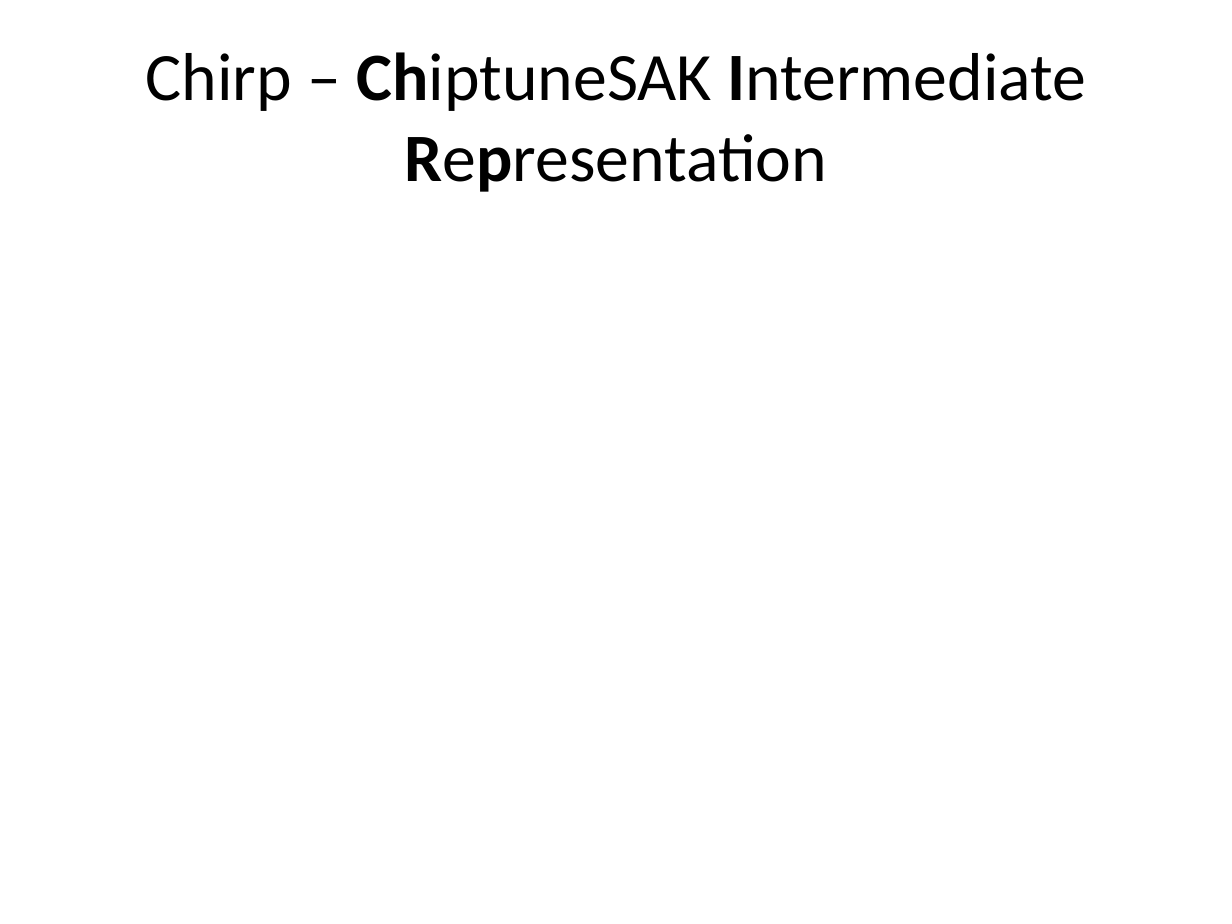
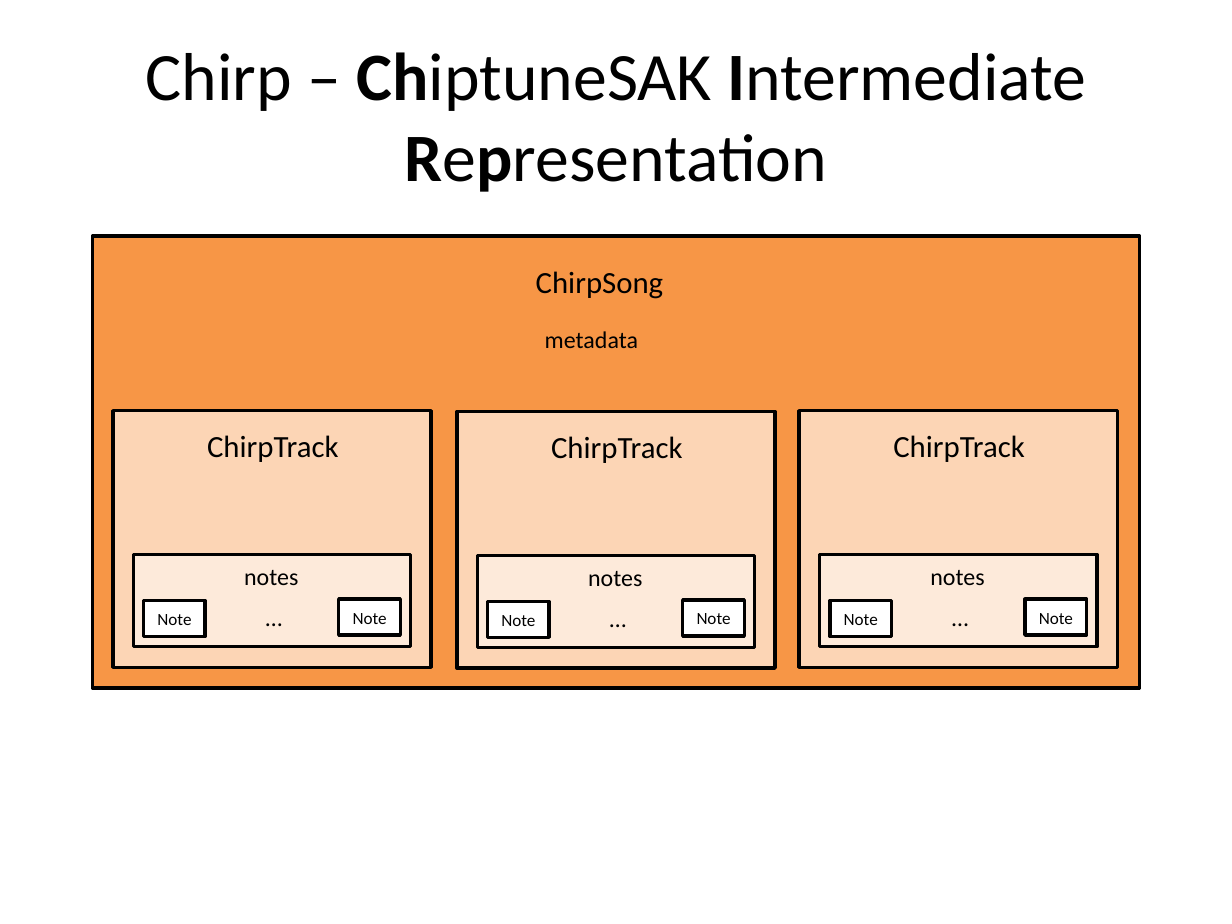
Before and after one commit to c64cryptoboy/ChiptuneSAK, a slide deck: slide 2 of docs/_images/ChiptuneSAK.pptx. Drawn at 1232x924 pixels with LibreOffice and Linux fonts; fonts in the diff are those of the drawing. Boxes give left, top, right and bottom in pixels: in the first picture for what was removed or moved away, otherwise in the second. Text is boxed around its words. In the diff, an @@ line names an element or a change of style, - is before the commit and + after.

```diff
--- a/docs/_images/ChiptuneSAK.pptx
+++ b/docs/_images/ChiptuneSAK.pptx
@@ rectangle added at [92, 237, 1140, 689], fill #F79646, outline #000000 2 pt @@
@@ text added at [536, 271, 663, 299], 18 pt, text #000000 @@
+ChirpSong
@@ text added at [545, 331, 638, 348], 14 pt, text #000000 @@
+metadata
@@ rectangle added at [113, 410, 431, 667], fill #FCD5B5, outline #000000 2 pt @@
@@ rectangle added at [457, 411, 775, 668], fill #FCD5B5, outline #000000 2 pt @@
@@ rectangle added at [800, 410, 1117, 667], fill #FCD5B5, outline #000000 2 pt @@
@@ text added at [207, 435, 338, 462], 18 pt, text #000000 @@
+ChirpTrack
@@ text added at [551, 436, 682, 463], 18 pt, text #000000 @@
+ChirpTrack
@@ text added at [892, 435, 1023, 456], 18 pt, text #000000 @@
+ChirpTrack
@@ text added at [893, 435, 1024, 462], 18 pt, text #000000 @@
+ChirpTrack
@@ rectangle added at [133, 554, 410, 647], fill #FDEADA, outline #000000 2 pt @@
@@ rectangle added at [478, 556, 755, 648], fill #FDEADA, outline #000000 2 pt @@
@@ rectangle added at [819, 554, 1096, 647], fill #FDEADA, outline #000000 2 pt @@
@@ text added at [244, 570, 298, 585], 14 pt, text #000000 @@
+notes
@@ text added at [253, 596, 296, 638], 14 pt, text #000000 @@
+…
@@ rectangle added at [339, 599, 400, 634], fill #FFFFFF, outline #000000 2 pt, 10 pt, text #000000 @@
+Note
@@ text added at [588, 571, 642, 586], 14 pt, text #000000 @@
+notes
@@ text added at [596, 598, 639, 639], 14 pt, text #000000 @@
+…
@@ text added at [930, 570, 984, 585], 14 pt, text #000000 @@
+notes
@@ text added at [939, 596, 982, 638], 14 pt, text #000000 @@
+…
@@ rectangle added at [1025, 599, 1087, 634], fill #FFFFFF, outline #000000 2 pt, 10 pt, text #000000 @@
+Note
@@ rectangle added at [144, 601, 206, 637], fill #FFFFFF, outline #000000 2 pt, 10 pt, text #000000 @@
+Note
@@ rectangle added at [488, 601, 549, 637], fill #FFFFFF, outline #000000 2 pt, 10 pt, text #000000 @@
+Note
@@ rectangle added at [683, 600, 744, 636], fill #FFFFFF, outline #000000 2 pt, 10 pt, text #000000 @@
+Note
@@ rectangle added at [830, 601, 892, 637], fill #FFFFFF, outline #000000 2 pt, 10 pt, text #000000 @@
+Note
```
Also in this commit, not shown: 2 other slides changed, 17 other files.
